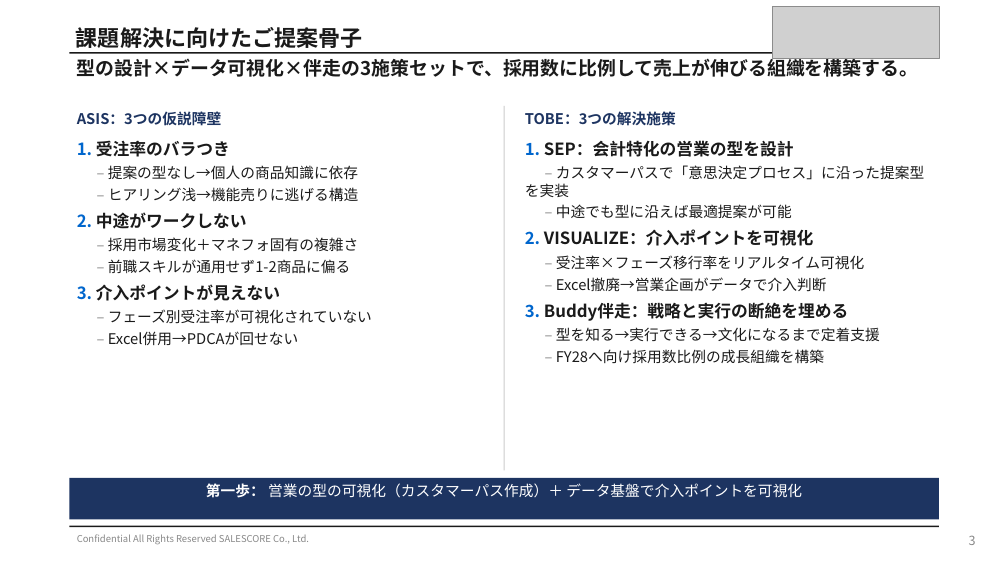
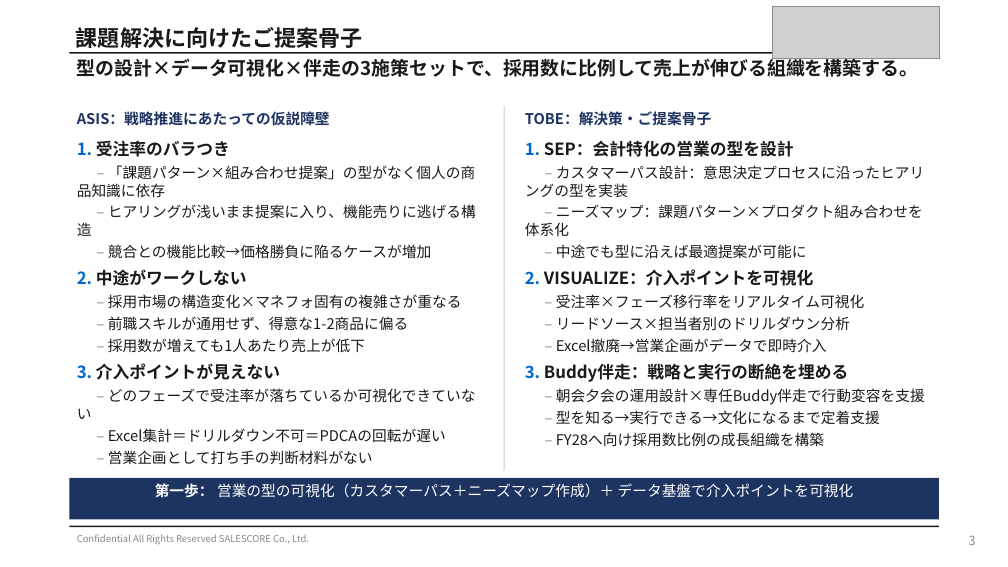
Before and after one commit to shintanagami-netizen/-, a slide deck: slide 3 of slides_p10_p12.pptx. Drawn at 1008x567 pixels with LibreOffice and Linux fonts; fonts in the diff are those of the drawing; grey boxes stand for pictures. Boxes give left, top, right and bottom in pixels: in the first picture for what was removed or moved away, otherwise in the second. Text is boxed around its words. In the diff, an @@ line names an element or a change of style, - is before the commit and + after.

```diff
--- a/slides_p10_p12.pptx
+++ b/slides_p10_p12.pptx
@@ text at bbox=[77, 111, 330, 126]: text changed @@
-ASIS：3つの仮説障壁
+ASIS：戦略推進にあたっての仮説障壁
@@ text at bbox=[525, 111, 711, 126]: text changed @@
-TOBE：3つの解決施策
+TOBE：解決策・ご提案骨子
@@ text at bbox=[77, 165, 476, 258]: text changed @@
-– 提案の型なし→個人の商品知識に依存
-– ヒアリング浅→機能売りに逃げる構造
+– 「課題パターン×組み合わせ提案」の型がなく個人の商品知識に依存
+– ヒアリングが浅いまま提案に入り、機能売りに逃げる構造
+– 競合との機能比較→価格勝負に陥るケースが増加
@@ text at bbox=[525, 165, 924, 259]: text changed @@
-– カスタマーパスで「意思決定プロセス」に沿った提案型を実装
-– 中途でも型に沿えば最適提案が可能
+– カスタマーパス設計：意思決定プロセスに沿ったヒアリングの型を実装
+– ニーズマップ：課題パターン×プロダクト組み合わせを体系化
+– 中途でも型に沿えば最適提案が可能に
@@ text at bbox=[108, 294, 462, 352]: text changed @@
-– 採用市場変化＋マネフォ固有の複雑さ
-– 前職スキルが通用せず1-2商品に偏る
+– 採用市場の構造変化×マネフォ固有の複雑さが重なる
+– 前職スキルが通用せず、得意な1-2商品に偏る
+– 採用数が増えても1人あたり売上が低下
@@ text at bbox=[556, 316, 850, 352]: text changed @@
-– Excel撤廃→営業企画がデータで介入判断
+– リードソース×担当者別のドリルダウン分析
+– Excel撤廃→営業企画がデータで即時介入
@@ text at bbox=[108, 388, 476, 464]: text changed @@
-– フェーズ別受注率が可視化されていない
-– Excel併用→PDCAが回せない
+– どのフェーズで受注率が落ちているか可視化できていない
+– Excel集計＝ドリルダウン不可＝PDCAの回転が遅い
+– 営業企画として打ち手の判断材料がない
@@ text at bbox=[556, 388, 925, 405]: paragraph added @@
+– 朝会夕会の運用設計×専任Buddy伴走で行動変容を支援
@@ text at bbox=[155, 483, 854, 498]: text changed @@
-第一歩： 営業の型の可視化（カスタマーパス作成）＋ データ基盤で介入ポイントを可視化
+第一歩： 営業の型の可視化（カスタマーパス＋ニーズマップ作成）＋ データ基盤で介入ポイントを可視化
```
Also in this commit, not shown: 2 other slides changed.
